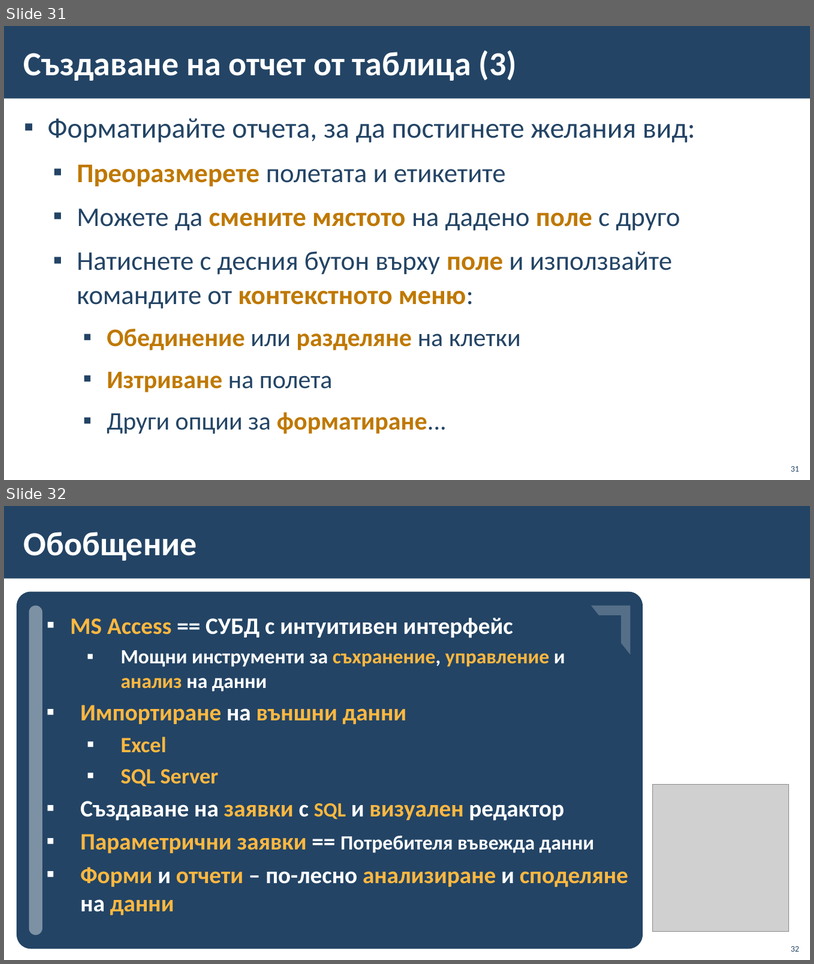
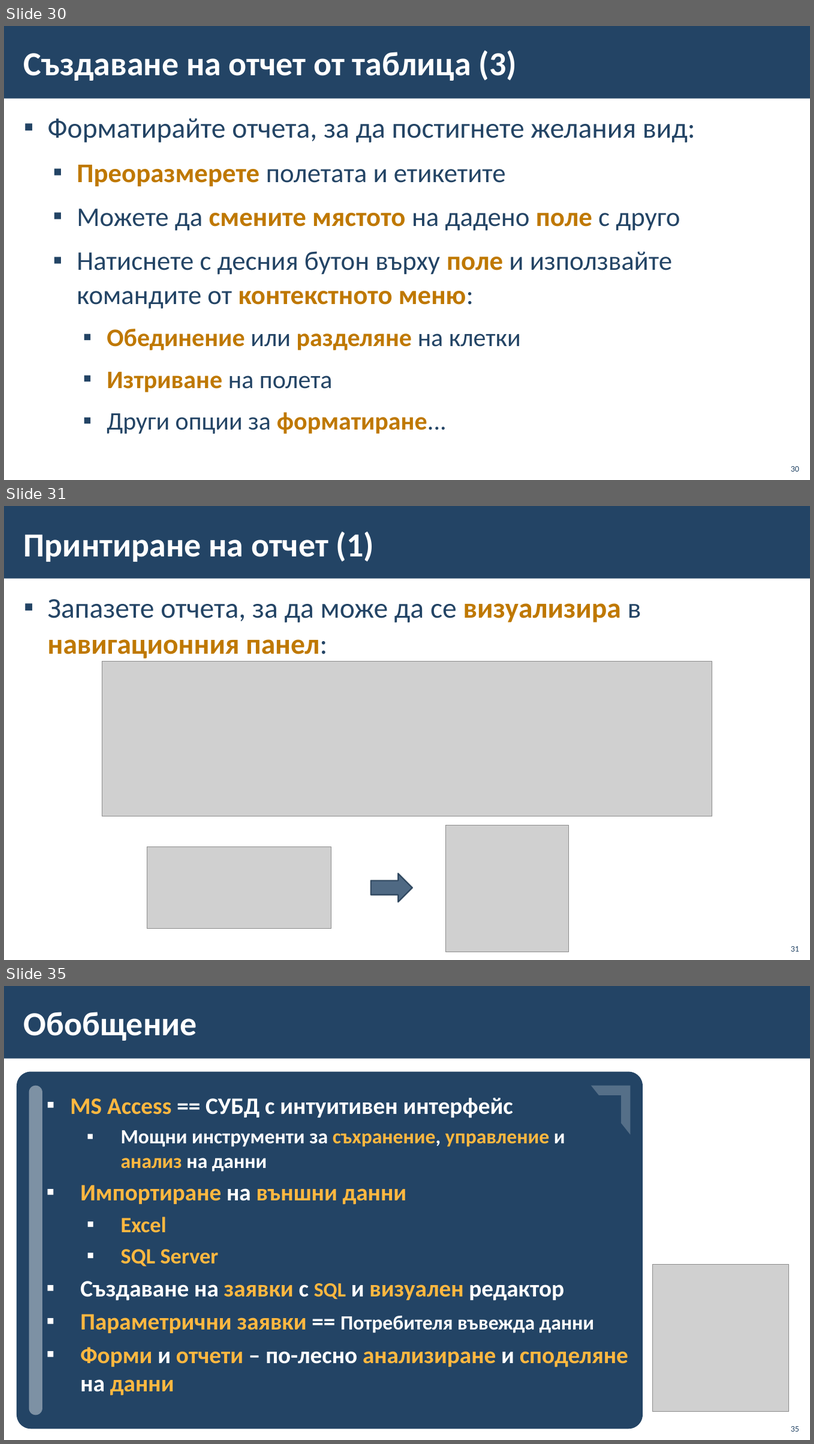
Before and after one commit to BG-IT-Edu/School-Programming, a slide deck: Courses/Software-Sciences/Module-3-Databases-New/13-MS-Access/11-MS-Access-Queries-Forms-Reports.pptx. Shown one above the other, each under a label of ours: slides 31 and 32 before the commit, slides 30, 31 and 35 after it; the slides between them are not shown. The pictures are 814x964 and 814x1444 pixels, drawn with LibreOffice and Linux fonts; fonts in the diff are those of the drawing; grey boxes stand for pictures; background and template pictures are left out. Boxes give left, top, right and bottom in pixels: in the first picture for what was removed or moved away, otherwise in the second. Text is boxed around its words. In the diff, an @@ line names an element or a change of style, - is before the commit and + after.

Commit message:
Adding instructions with pictures on how to print report to Access

```diff
--- a/Courses/Software-Sciences/Module-3-Databases-New/13-MS-Access/11-MS-Access-Queries-Forms-Reports.pptx
+++ b/Courses/Software-Sciences/Module-3-Databases-New/13-MS-Access/11-MS-Access-Queries-Forms-Reports.pptx
@@ slide 31 added at bbox=[4, 506, 810, 960], background #FFFFFF; not listed: 1 template element that a slide beside it also shows @@
@@ title added at bbox=[24, 531, 374, 562], 40 pt, text #FFFFFF, bold @@
+Принтиране на отчет (1)
@@ text added at bbox=[48, 599, 642, 658], 34 pt, text #234465 @@
+▪ Запазете отчета, за да може да се визуализира в навигационния панел:
@@ picture added at bbox=[102, 661, 712, 816] @@
@@ picture added at bbox=[446, 825, 570, 952] @@
@@ picture added at bbox=[147, 847, 331, 928] @@
@@ right arrow added at bbox=[371, 873, 413, 901], fill #234465 at 80% opacity, outline #1A334C 1.5 pt @@
@@ page number added at bbox=[791, 946, 800, 951], 10 pt, text #234465 @@
+31
@@ what was slide 31 is now slide 30 @@
@@ page number at bbox=[791, 466, 800, 471]: text changed @@
-31
+30
@@ what was slide 32 is now slide 35 @@
@@ page number at bbox=[791, 1426, 800, 1431]: text changed @@
-32
+35
```
Also in this commit, not shown: 2 slides changed, 3 other slides added, 1 slide removed.
